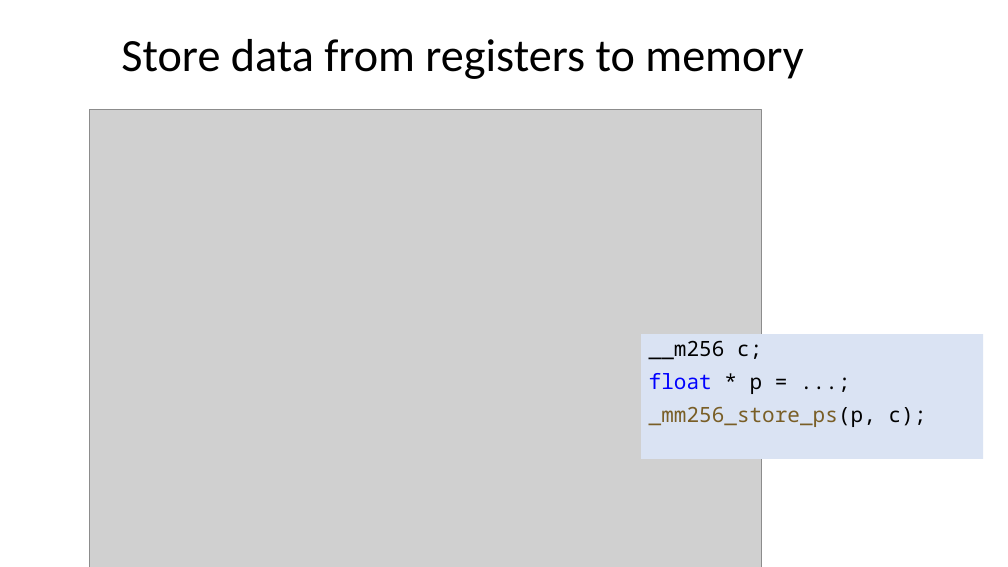
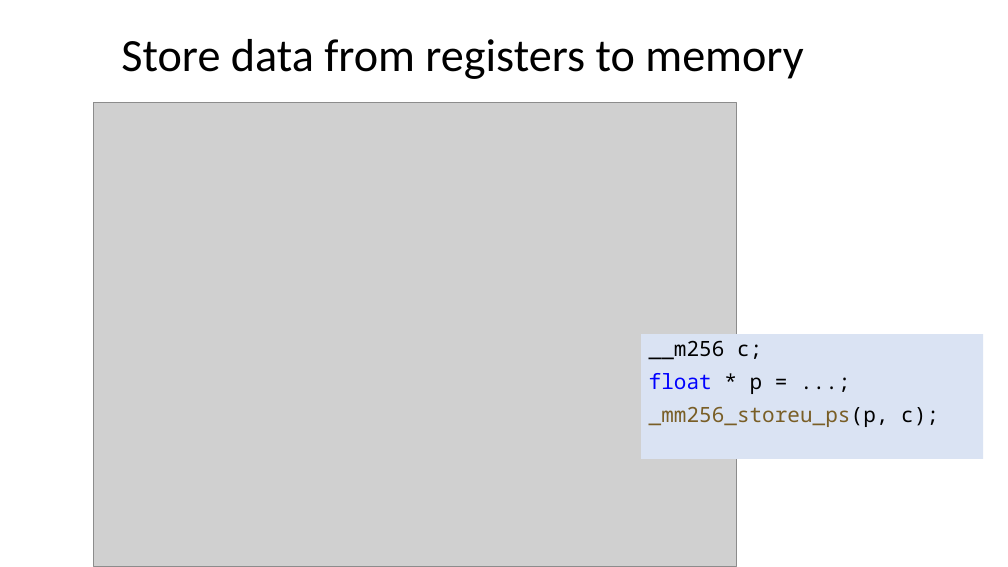
Before and after one commit to ShiqiYu/CPP, a slide deck: slide 7 of week08/Lab08.pptx. Drawn at 1008x567 pixels with LibreOffice and Linux fonts; fonts in the diff are those of the drawing; grey boxes stand for pictures; background and template pictures are left out. Boxes give left, top, right and bottom in pixels: in the first picture for what was removed or moved away, otherwise in the second. Text is boxed around its words. In the diff, an @@ line names an element or a change of style, - is before the commit and + after.

```diff
--- a/week08/Lab08.pptx
+++ b/week08/Lab08.pptx
@@ picture: place and size @@
-picture at box(90, 110, 761, 567)
+picture at box(93, 102, 736, 566)
@@ text at box(649, 407, 939, 427): text changed @@
-_mm256_store_ps(p, c);
+_mm256_storeu_ps(p, c);
```
Also in this commit, not shown: 2 other slides changed, 2 other files.
